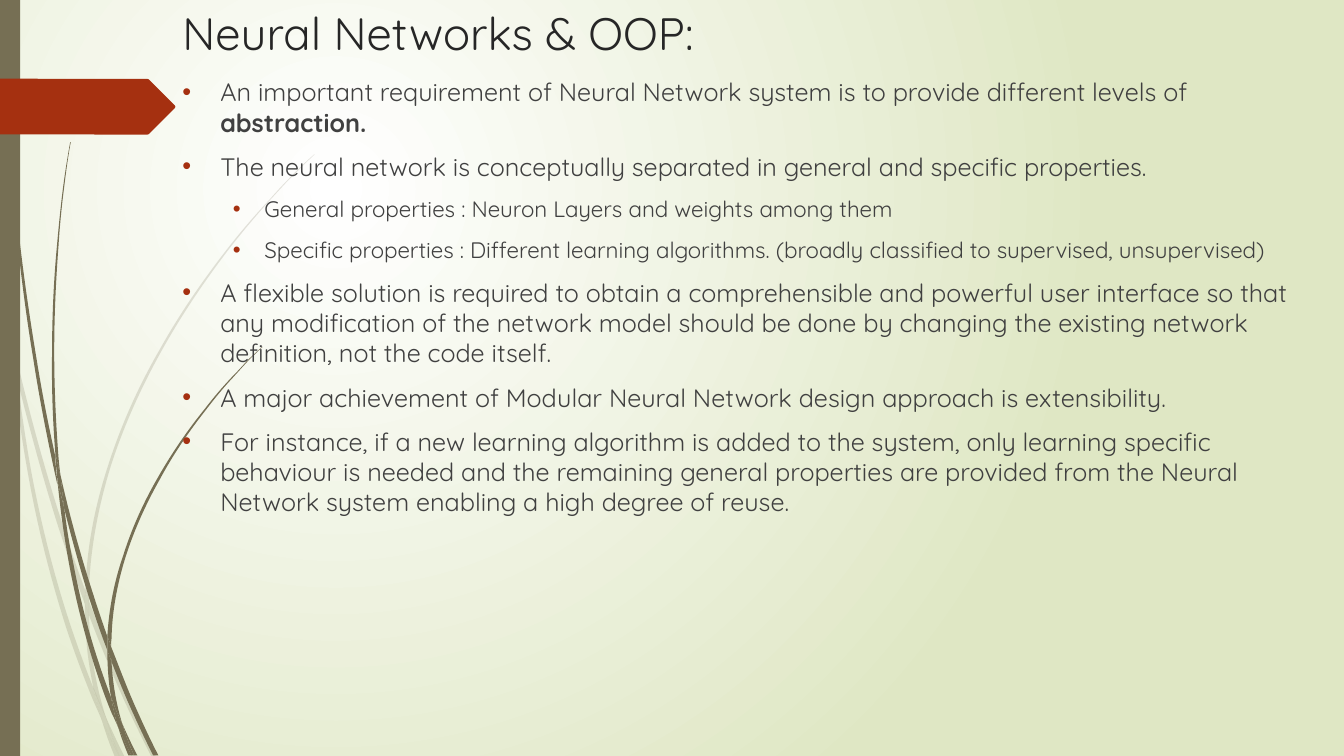
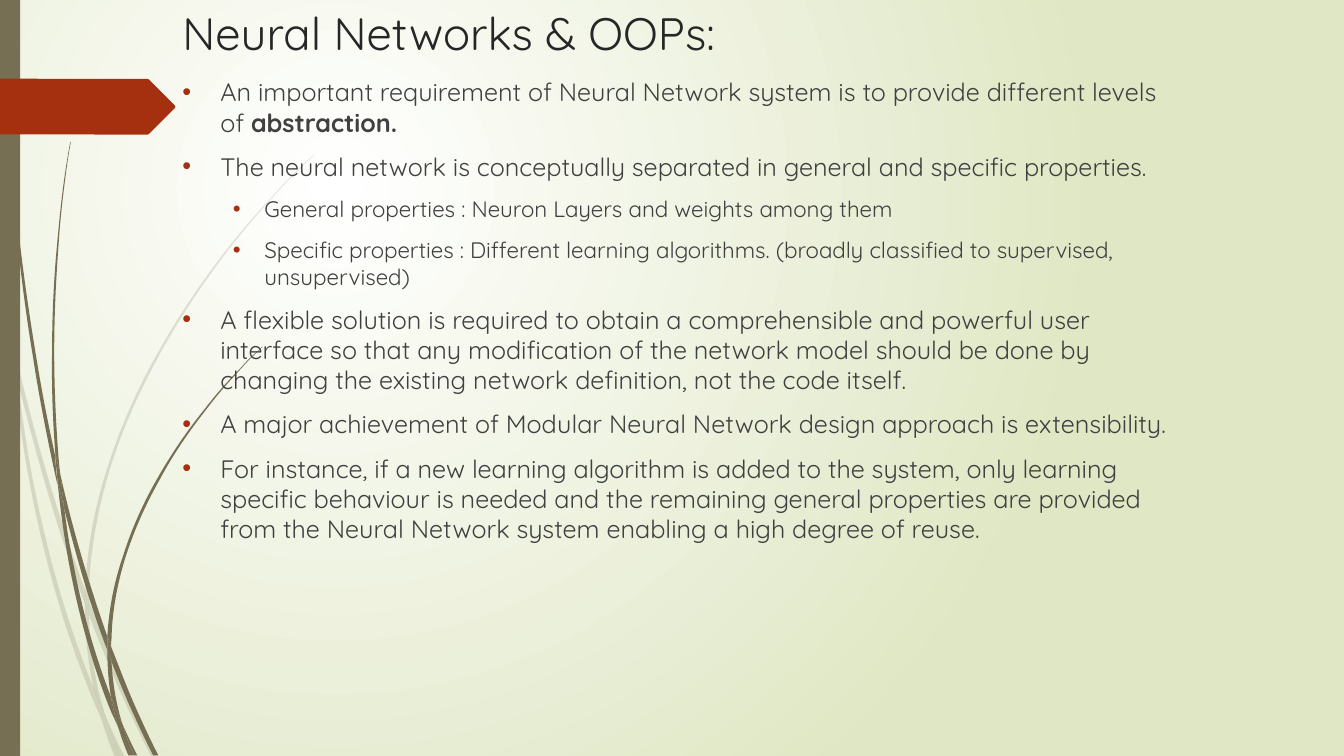
Before and after one commit to DivJAth/OOADPytorch, a slide deck: slide 16 of Grad_Presentation.pptx (slide 17 before the commit). Drawn at 1344x756 pixels with LibreOffice and Linux fonts; fonts in the diff are those of the drawing. Boxes give left, top, right and bottom in pixels: in the first picture for what was removed or moved away, otherwise in the second. Text is boxed around its words. In the diff, an @@ line names an element or a change of style, - is before the commit and + after.

```diff
--- a/Grad_Presentation.pptx
+++ b/Grad_Presentation.pptx
@@ title at (182,16,714,51): text changed @@
-Neural Networks & OOP:
+Neural Networks & OOPs:
@@ text "An important requirement of Neural ..." rewrapped from (220,82,1287,516) to (220,82,1166,543) @@
```
Also in this commit, not shown: 11 other slides changed, 2 slides added, 3 slides removed.
